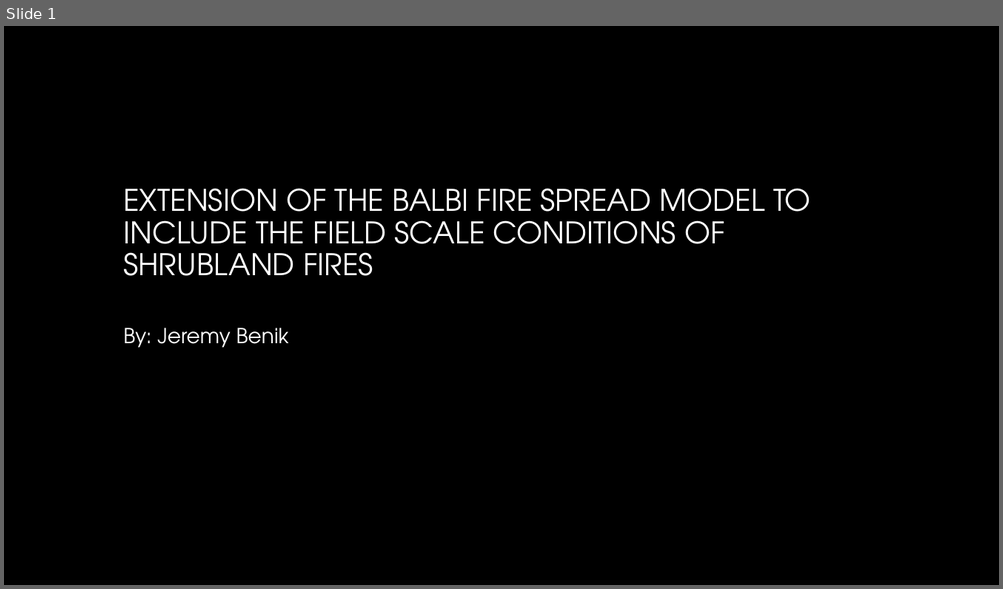
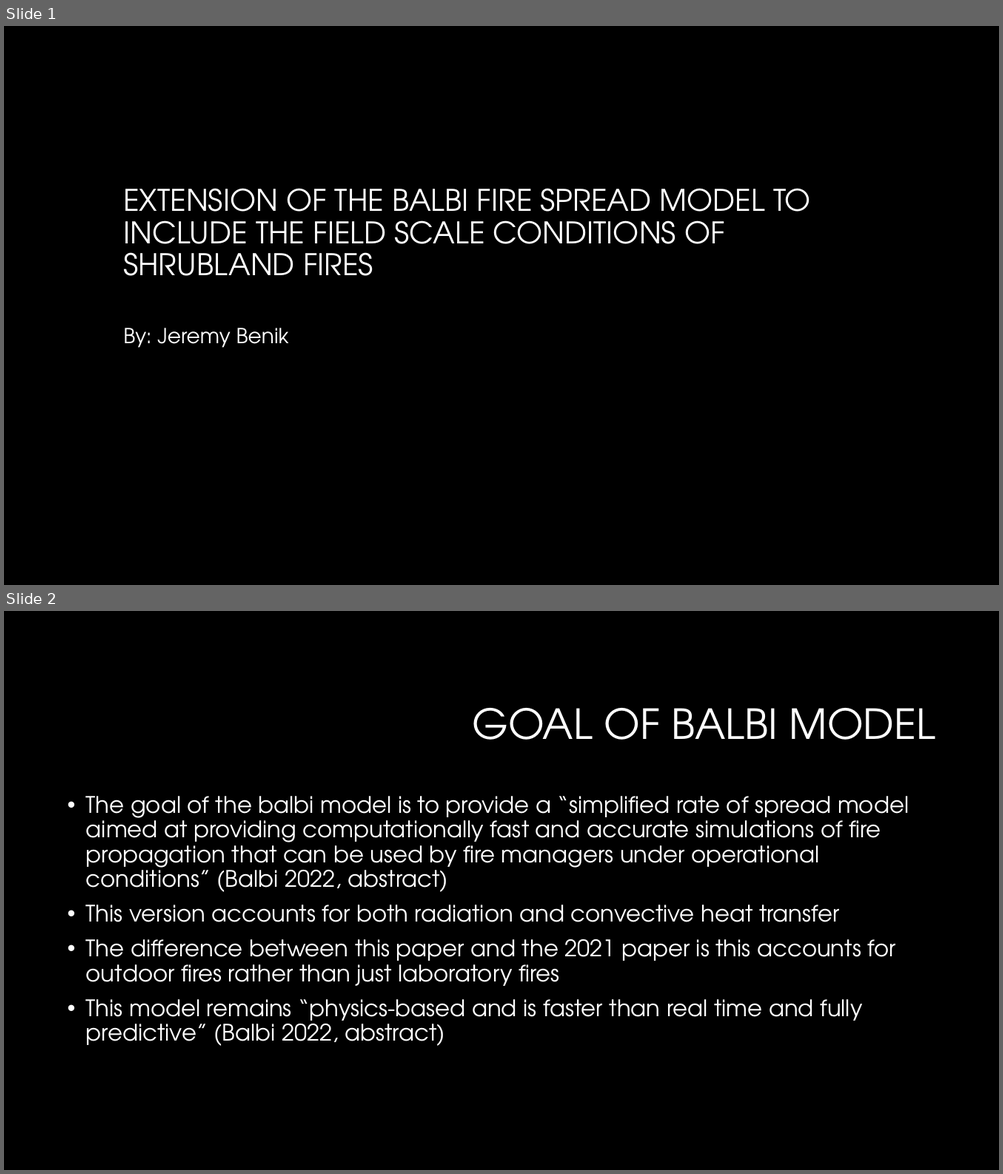
Before and after one commit to Jeremy-Benik/Meeting_Notes, a slide deck: Presentations/Balbi_2022_presentation.pptx. Shown one above the other, each under a label of ours: slide 1 before the commit, slides 1 and 2 after it. The pictures are 1003x589 and 1003x1174 pixels, drawn with LibreOffice and Linux fonts; fonts in the diff are those of the drawing; background and template pictures are left out. Boxes give left, top, right and bottom in pixels: in the first picture for what was removed or moved away, otherwise in the second. Text is boxed around its words. In the diff, an @@ line names an element or a change of style, - is before the commit and + after.

Commit message:
updating adjustment factors powerpoint and adding in balbi powerpoint

```diff
--- a/Presentations/Balbi_2022_presentation.pptx
+++ b/Presentations/Balbi_2022_presentation.pptx
@@ slide 2 added at <box>4,611,999,1170</box>, background #000000 @@
@@ title added at <box>472,708,935,740</box>, 40 pt, text #FFFFFF @@
+GOAL OF BALBI MODEL
@@ text added at <box>86,796,908,1046</box>, 22 pt, text #FFFFFF @@
+• The goal of the balbi model is to provide a “simplified rate of spread model aimed at providing computationally fast and accurate simulations of fire propagation that can be used by fire managers under operational conditions” (Balbi 2022, abstract)
+• This version accounts for both radiation and convective heat transfer
+• The difference between this paper and the 2021 paper is this accounts for outdoor fires rather than just laboratory fires
+• This model remains “physics-based and is faster than real time and fully predictive” (Balbi 2022, abstract)
```
Also in this commit, not shown: 11 other slides added, 1 other file.
